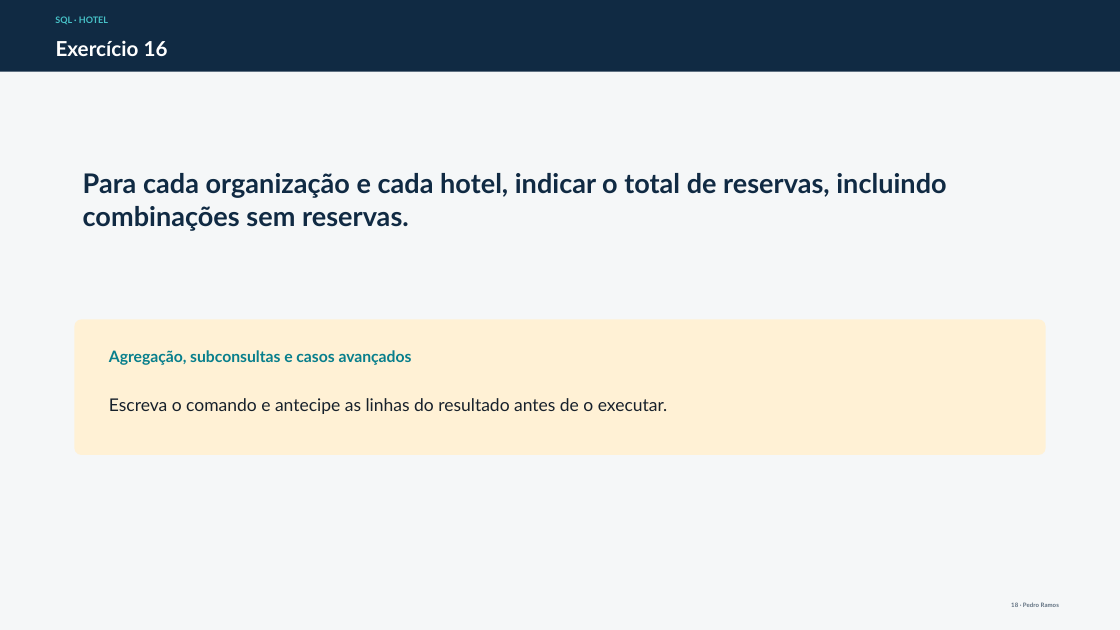
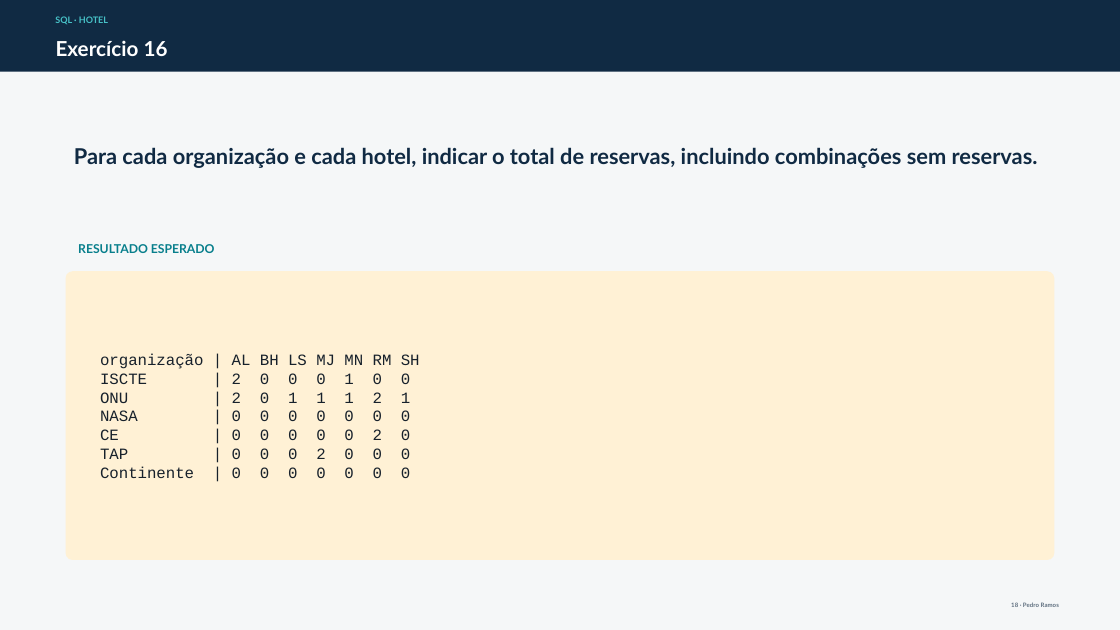
Before and after one commit to pnramos-iscte/docker, a slide deck: slide 18 of docs/exercicios-select-hotel/Exercicios_SELECT_Hotel_slides.pptx. Drawn at 1120x630 pixels with LibreOffice and Linux fonts; fonts in the diff are those of the drawing. Boxes give left, top, right and bottom in pixels: in the first picture for what was removed or moved away, otherwise in the second. Text is boxed around its words. In the diff, an @@ line names an element or a change of style, - is before the commit and + after.

Commit message:
Add no-WITH hotel solutions and expected slide results

```diff
--- a/docs/exercicios-select-hotel/Exercicios_SELECT_Hotel_slides.pptx
+++ b/docs/exercicios-select-hotel/Exercicios_SELECT_Hotel_slides.pptx
@@ text "Para cada organização e cada ...": place and size @@
-text "Para cada organização e cada ..." at bbox=[83, 173, 946, 231]
+text "Para cada organização e cada ..." at bbox=[74, 147, 1038, 168]
@@ text "Para cada organização e cada ..." at bbox=[74, 147, 1038, 168]: size 23.2 to 18.8 pt @@
@@ text added at bbox=[78, 244, 215, 253], 10.5 pt, text #087F8C, bold @@
+RESULTADO ESPERADO
@@ rounded rectangle: place and size @@
-rounded rectangle at bbox=[75, 319, 1046, 455]
+rounded rectangle at bbox=[66, 271, 1054, 560]
@@ rounded rectangle at bbox=[66, 271, 1054, 560]: proportions changed @@
@@ text at bbox=[100, 353, 420, 478]: text changed; size 15 to 13.5 pt; font Lato to Courier New @@
-Escreva o comando e antecipe as linhas do resultado antes de o executar.
+organização | AL BH LS MJ MN RM SH
+ISCTE | 2 0 0 0 1 0 0
+ONU | 2 0 1 1 1 2 1
+NASA | 0 0 0 0 0 0 0
+CE | 0 0 0 0 0 2 0
+TAP | 0 0 0 2 0 0 0
+Continente | 0 0 0 0 0 0 0
@@ text removed at bbox=[109, 350, 412, 365] @@
-Agregação, subconsultas e casos avançados
```
Also in this commit, not shown: 19 other slides changed, 2 other files.
